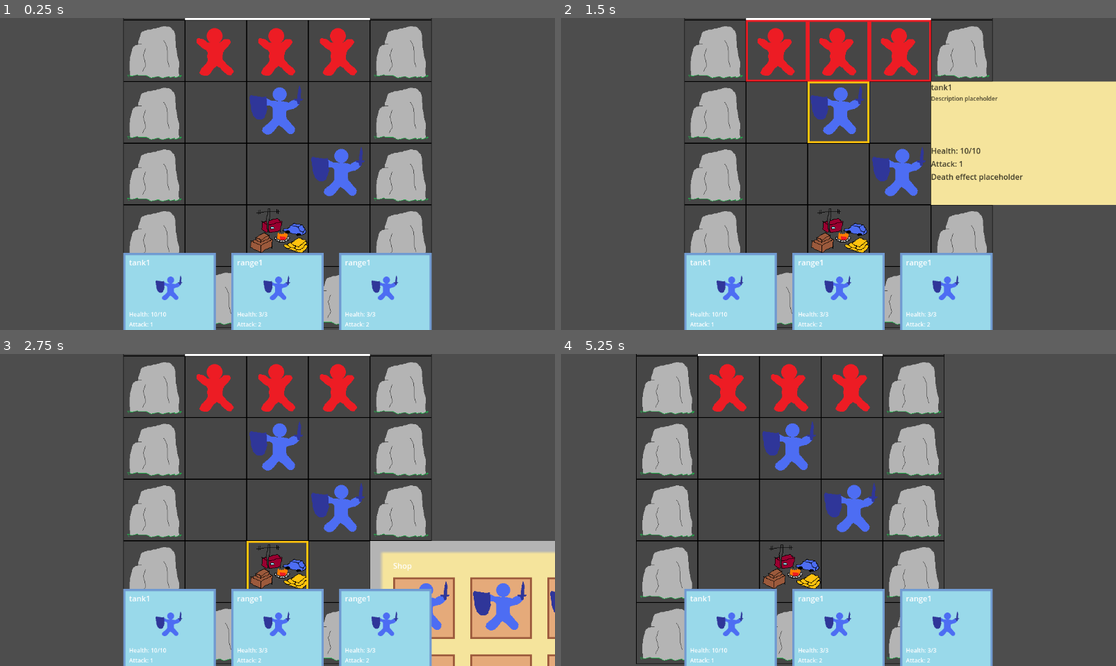
Above: before the commit, frames 1-4 (two rows, left to right).
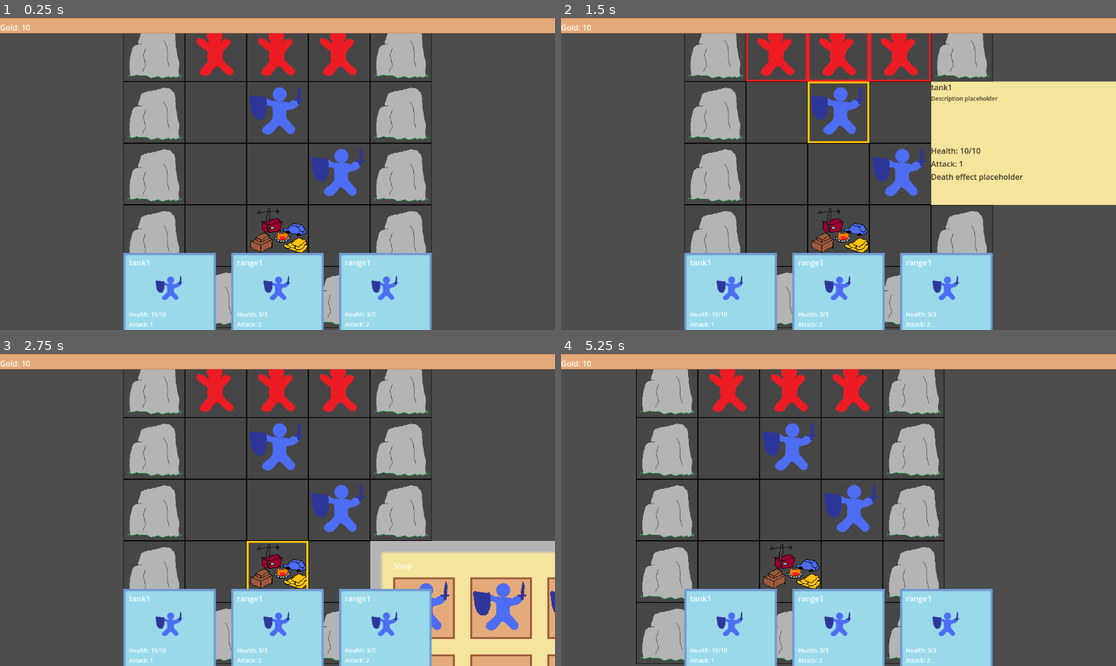
Above: after the commit, the same moments.

Repository: Wayl123/CardPuzzleGame
Game: Godot game, scene res://scene/test_map.tscn
The game is run twice, just before and just after one commit, with the same random seed, the same clock (stepped at 60 frames per second) and the same inputs.
Inputs (mouse positions are in pixels of both pictures, inside the frame that each line leads up to):
- Up to frame 1 (0.25 s): no input
- Up to frame 2 (1.5 s): click (777, 49) at 0.52 s; click (838, 111) at 1.27 s
- Up to frame 3 (2.75 s): click (277, 572) at 2 s
- Up to frame 4 (5.25 s): click (982, 606) at 2.77 s; click "..." at 3.5 s; click (777, 447) at 4.27 s; tap Enter at 5 s; move the mouse to (960, 494) at 5.02 s; press the mouse at (960, 494) at 5.03 s; hold D (RightButton) from 5.03 s (still down)

The runs differ from the first frame. In frame 1, 4.9% of the frame differs, in the area x 0-100%, y 0-5%; in frame 2, 4.9%; in frame 3, 4.9%; in frame 4, 4.9%.

Commit message:
Add display for player gold #3

Diff:
--- a/scene/player_ui.tscn
+++ b/scene/player_ui.tscn
@@ -1,7 +1,8 @@
-[gd_scene load_steps=5 format=3 uid="uid://ba4yefjlvt6nk"]
+[gd_scene load_steps=6 format=3 uid="uid://ba4yefjlvt6nk"]
 
 [ext_resource type="Script" path="res://scripts/GameSetting.gd" id="1_5mpsc"]
 [ext_resource type="Script" path="res://scripts/HandCards.gd" id="1_ctmpx"]
+[ext_resource type="Texture2D" uid="uid://dolaiihbtqlu5" path="res://image/ui/top_bar.png" id="2_5ge6j"]
 [ext_resource type="Script" path="res://scripts/PlayerItem.gd" id="2_p42f2"]
 
 [sub_resource type="Curve" id="Curve_fbn18"]
@@ -12,12 +13,21 @@
 [node name="PlayerUI" type="Node2D"]
 script = ExtResource("1_5mpsc")
 
-[node name="TopBar" type="Control" parent="." groups=["PlayerItem"]]
-layout_mode = 3
-anchors_preset = 0
+[node name="TopBar" type="TextureRect" parent="." groups=["PlayerItem"]]
+custom_minimum_size = Vector2(0, 32)
 offset_right = 40.0
 offset_bottom = 40.0
+texture = ExtResource("2_5ge6j")
+expand_mode = 1
 script = ExtResource("2_p42f2")
+
+[node name="Display" type="HBoxContainer" parent="TopBar"]
+layout_mode = 0
+offset_right = 40.0
+offset_bottom = 40.0
+
+[node name="Gold" type="Label" parent="TopBar/Display"]
+layout_mode = 2
 
 [node name="Cards" type="Control" parent="." groups=["PlayerCards"]]
 layout_mode = 3
--- a/scripts/PlayerItem.gd
+++ b/scripts/PlayerItem.gd
@@ -1,4 +1,4 @@
-extends Control
+extends TextureRect
 
 var gold = 10
 
@@ -6,16 +6,22 @@
 	get_tree().root.connect("size_changed", Callable(self, "_on_viewport_size_changed"))
 
 	_update_size()
+	_change_display()
 
 func _on_viewport_size_changed():
 	_update_size()
 
 func _update_size():
 	var viewportSize = get_viewport().size
-	set_size(Vector2(viewportSize.x, 64))
+	set_size(Vector2(viewportSize.x, 32))
 
 func get_gold():
 	return gold
 
 func change_gold(pChange):
 	gold += pChange
+
+	_change_display()
+
+func _change_display():
+	get_node("Display/Gold").set_text(str("Gold: ", gold))
Binary file added: image/ui/top_bar.png
Not shown, added: image/ui/top_bar.png.import
